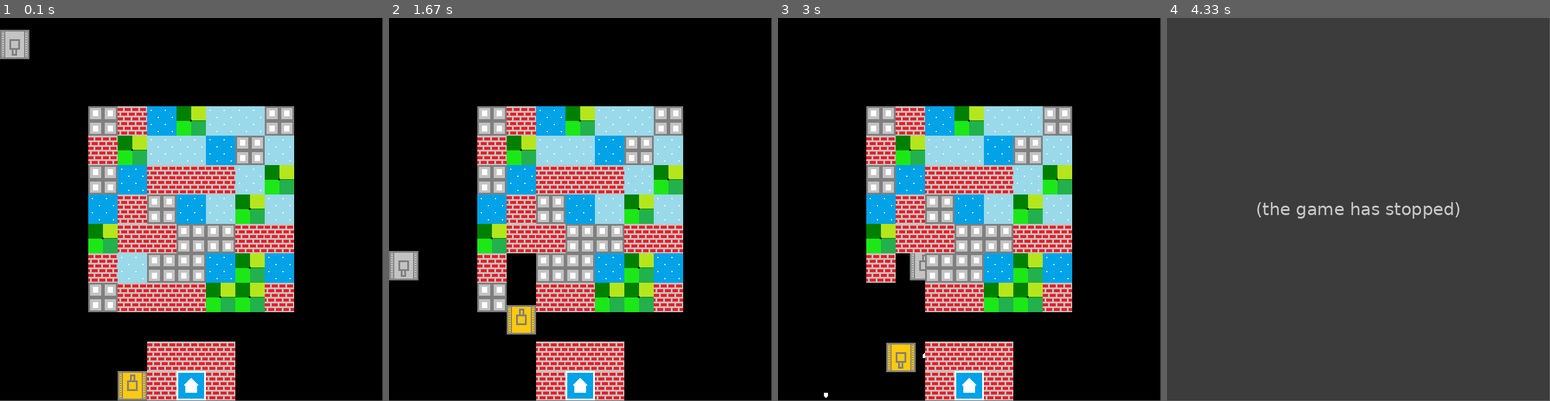
Above: before the commit, frames 1-4 (left to right).
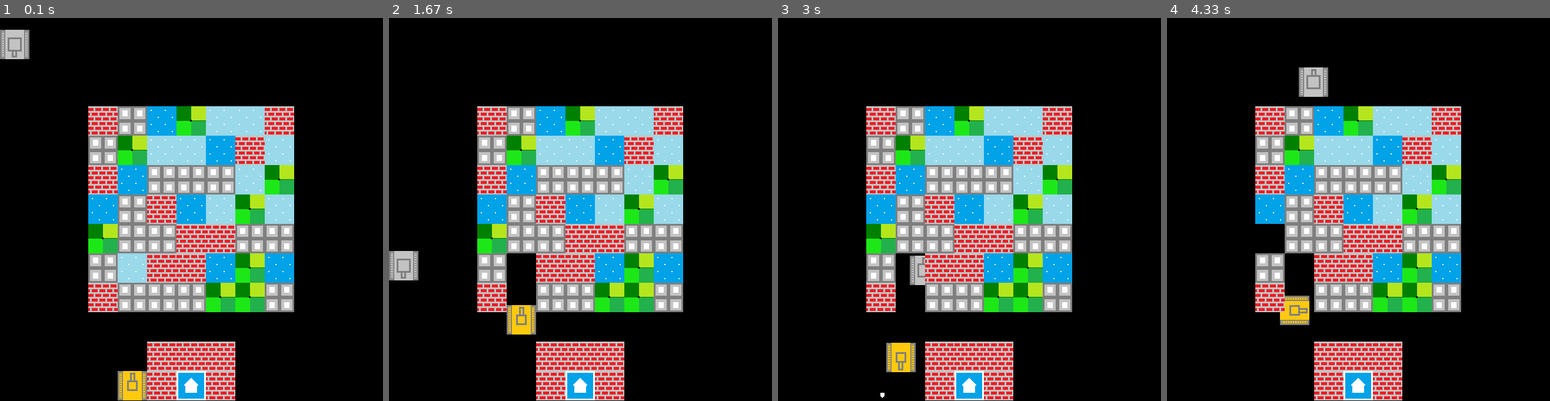
Above: after the commit, the same moments.

Repository: dusanrsc/Pygame_BattleCity
Game: pygame game, started from main.pyw
Same seed, same stepped clock (60 frames per second), same inputs: the game is played once before the commit and once after it.
Inputs:
- Up to frame 1 (0.1 s): no input
- Up to frame 2 (1.67 s): tap Space at 0.33, 1.23, 1.53 s; hold W 1.17-1.63 s
- Up to frame 3 (3 s): hold D 1.67-2.13 s; tap Space at 1.73, 2.03, 2.23, 2.53, 2.8 s; hold A 2.17-2.7 s; hold S from 2.73 s (still down)
- Up to frame 4 (4.33 s): release S at 3.03 s; hold A 3.07-3.47 s; tap Space at 3.13, 3.43, 3.57, 3.97, 4.27 s; hold W 3.5-3.87 s; hold D from 3.9 s (still down)
In our replay, the window is 650x650 before the commit and 651x651 after it. These sizes can differ from the game's own. Grey fills any space a smaller window leaves; there, only what the larger window draws over its background counts as a difference.

The runs differ from the first frame. In frame 1, 12% of the frame differs, in the area x 1-77%, y 3-100%; in frame 2, 12%; in frame 3, 12%; in frame 4, 100%, in the area x 0-100%, y 0-100%.
Before the commit the program exited at 3.15 s; later frames show no game.

Commit message:
first commit

Diff:
--- a/main.pyw
+++ b/main.pyw
@@ -25,7 +25,7 @@
 			self.rect.y = 0
 
 class Block(pygame.sprite.Sprite):
-	def __init__(self, img="static/brick_wall.png", pos_x=6, pos_y=13):
+	def __init__(self, img="static/brick.png", pos_x=6, pos_y=13, value=None):
 		super().__init__()
 		self.image = pygame.image.load(img).convert()
 		self.image.set_colorkey(ALPHA)
@@ -97,19 +97,26 @@
 flag = Block(pos_x=7, pos_y=13, img="static/flag.png")
 flag_group.add(flag)
 
-brickwall_group = pygame.sprite.Group()
+# groups only
+upgrade_group = pygame.sprite.Group()
+block_group = pygame.sprite.Group()
+
 # primitive level construction
-# base wrapper
+# base wrapper (brickawall)
+# x axes
 for item in board[5:8:]:
+	# y axes
 	for index, value in item[11:13:]:
-		brickwall = Block(pos_x=index, pos_y=value, img=tile_set[0])
-		brickwall_group.add(brickwall)
+		block = Block(pos_x=index, pos_y=value, img=basic_tile_set[1])
+		block_group.add(block)
 
 # level creator
+# x axes
 for item in board[3:10:]:
+	# y axes
 	for index, value in item[3:10:]:
-		brickwall = Block(pos_x=index, pos_y=value, img=random.choice(tile_set))
-		brickwall_group.add(brickwall)
+		block = Block(pos_x=index, pos_y=value, img=random.choice(basic_tile_set))
+		block_group.add(block)
 
 bullet_group = pygame.sprite.Group()
 bullet = Bullet(pos_x=player.rect.x, pos_y=player.rect.y)
@@ -124,7 +131,7 @@
 
 # main game loop
 while running:
-	# events
+
 	# key input
 	keys = pygame.key.get_pressed()
 	for event in pygame.event.get():
@@ -176,6 +183,14 @@
 		player.image = pygame.transform.rotate(player.image, 270)
 		player.image.set_colorkey(ALPHA)
 
+	# bullet constant direction mechanism
+	if bullet_counter == 0 and direction == 0 and bullet.rect.y >= 0:
+		pass
+
+	# end game condition
+	if player_lives < 0:
+		exit()
+
 	# destroying bullet and reseting bullet conditions
 	if bullet.rect.y <= 0:
 		bullet.kill()
@@ -227,12 +242,6 @@
 			enemy_moving_range = random.randint(0, SCREEN_WIDTH)
 			enemy_direction = random.randint(0, 3)
 
-			# enemy fiering mechanism
-			if enemy.rect.y <= enemy_fireing:
-				enemy_bullet_group = pygame.sprite.Group()
-				enemy_bullet = Bullet(pos_x=enemy.rect.x + TILE // 2, pos_y=enemy.rect.y + TILE // 2)
-				enemy_bullet_group.add(enemy_bullet)
-
 	elif enemy_direction == 2:
 		enemy.rect.y += ENEMY_SPEED
 
@@ -248,12 +257,6 @@
 			enemy_moving_range = random.randint(0, SCREEN_WIDTH)
 			enemy_direction = random.randint(0, 3)
 
-			# enemy fiering mechanism
-			if enemy.rect.y >= enemy_fireing:
-				enemy_bullet_group = pygame.sprite.Group()
-				enemy_bullet = Bullet(pos_x=enemy.rect.x + TILE // 2, pos_y=enemy.rect.y + TILE // 2)
-				enemy_bullet_group.add(enemy_bullet)
-
 	elif enemy_direction == 1:
 		enemy.rect.x += ENEMY_SPEED
 
@@ -269,12 +272,6 @@
 			enemy_moving_range = random.randint(0, SCREEN_WIDTH)
 			enemy_direction = random.randint(0, 3)
 
-			# enemy fiering mechanism
-			if enemy.rect.x >= enemy_fireing:
-				enemy_bullet_group = pygame.sprite.Group()
-				enemy_bullet = Bullet(pos_x=enemy.rect.x + TILE // 2, pos_y=enemy.rect.y + TILE // 2)
-				enemy_bullet_group.add(enemy_bullet)
-
 	elif enemy_direction == 3:
 		enemy.rect.x -= ENEMY_SPEED
 
@@ -290,11 +287,12 @@
 			enemy_moving_range = random.randint(0, SCREEN_WIDTH)
 			enemy_direction = random.randint(0, 3)
 
-			# enemy fiering mechanism
-			if enemy.rect.x <= enemy_fireing:
-				enemy_bullet_group = pygame.sprite.Group()
-				enemy_bullet = Bullet(pos_x=enemy.rect.x + TILE // 2, pos_y=enemy.rect.y + TILE // 2)
-				enemy_bullet_group.add(enemy_bullet)
+	# spawning upgrade logic
+	if enemy_id == 15 and upgrade_counter == 0 or enemy_id == 10 and upgrade_counter == 1 or enemy_id == 5 and upgrade_counter == 2:
+		upgrade = Block(pos_x=random.randint(1, 13), pos_y=random.randint(1, 13), img="static/1up.png", value="1up")
+		upgrade_group.add(upgrade)
+
+		upgrade_counter += 1
 
 	# collision section
 	# if players bullet hit enemy
@@ -302,7 +300,7 @@
 		enemy_id -= 1
 		bullet_counter = 0
 
-		if enemy_id >= 0:
+		if enemy_id >= 1:
 			enemy_group = pygame.sprite.Group()
 			enemy = Enemy(img="static/enemy.png", pos_x=enemy_spawn[random.randint(0, 2)])
 			enemy.image = pygame.transform.rotate(enemy.image, 180)
@@ -315,7 +313,11 @@
 
 	# if enemy bullet hit player
 	if pygame.sprite.groupcollide(enemy_bullet_group, player_group, True, True, pygame.sprite.collide_rect_ratio(.85)):
-		exit()
+		player_lives -= 1
+
+		player_group = pygame.sprite.Group()
+		player = Player(img="static/hero.png")
+		player_group.add(player)
 
 	# if players bullet hit flag
 	if pygame.sprite.groupcollide(bullet_group, flag_group, True, True, pygame.sprite.collide_rect_ratio(.85)):
@@ -325,12 +327,12 @@
 	if pygame.sprite.groupcollide(enemy_bullet_group, flag_group, True, True, pygame.sprite.collide_rect_ratio(.85)):
 		exit()
 
-	# if players bullet hit brickwall
-	if pygame.sprite.groupcollide(bullet_group, brickwall_group, True, True, pygame.sprite.collide_rect_ratio(.85)):
-		bullet_counter = 0
-
-	# if enemy bullet hit brickwall
-	if pygame.sprite.groupcollide(enemy_bullet_group, brickwall_group, True, True, pygame.sprite.collide_rect_ratio(.85)):
+	# if players bullet hit block
+	if pygame.sprite.groupcollide(bullet_group, block_group, True, True, pygame.sprite.collide_rect_ratio(.85)):
+		bullet_counter = 0
+
+	# if enemy bullet hit block
+	if pygame.sprite.groupcollide(enemy_bullet_group, block_group, True, True, pygame.sprite.collide_rect_ratio(.85)):
 		bullet_counter = 0
 
 	# if player hit enemy
@@ -347,6 +349,10 @@
 	if pygame.sprite.groupcollide(enemy_bullet_group, bullet_group, True, True, pygame.sprite.collide_rect_ratio(.85)):
 		pass
 
+	# if player collide upgrade
+	if pygame.sprite.groupcollide(player_group, upgrade_group, False, True, pygame.sprite.collide_rect_ratio(1)):
+		player_lives += 1
+
 	# drawing sprites on the screen
 	SCREEN.fill(BLACK)
 
@@ -362,16 +368,20 @@
 	enemy_group.update()
 	enemy_group.draw(SCREEN)
 
-	brickwall_group.update()
-	brickwall_group.draw(SCREEN)
+	block_group.update()
+	block_group.draw(SCREEN)
 
 	flag_group.update()
 	flag_group.draw(SCREEN)
 
+	upgrade_group.update()
+	upgrade_group.draw(SCREEN)
+
+	# drawing grid
 	# for l1 in range(0, SCREEN_WIDTH, TILE):
-	# 	pygame.draw.line(SCREEN, GREEN, (0, l1), (SCREEN_WIDTH, l1))
+	# 	pygame.draw.line(SCREEN, GREEN, (0, l1), (SCREEN_WIDTH, l1), LINE_THICKNESS)
 	# 	for l2 in range(0, SCREEN_WIDTH, TILE):
-	# 		pygame.draw.line(SCREEN, GREEN, (l2, 0), (l2, SCREEN_HEIGHT))
+	# 		pygame.draw.line(SCREEN, GREEN, (l2, 0), (l2, SCREEN_HEIGHT), LINE_THICKNESS)
 
 	# fps counter
 	pygame.display.flip()
--- a/settings.py
+++ b/settings.py
@@ -4,8 +4,10 @@
 
 # game settings
 # game constants
-SCREEN_WIDTH = 650
-SCREEN_HEIGHT = 650
+LINE_THICKNESS = 1
+
+SCREEN_WIDTH = 650 + LINE_THICKNESS
+SCREEN_HEIGHT = 650 + LINE_THICKNESS
 SCREEN_TITLE = "BattleCity"
 
 FPS = 60
@@ -25,12 +27,17 @@
 BLACK = (0, 0, 0)
 WHITE = (255, 255, 255)
 
+DARK_PURPLE = (50, 0, 50)
+LIGHT_PURPLE = (100, 0, 100)
+
 ALPHA = GREEN
 
 # game variables
 # settings
 __version__ = "v1.0"
 running = True
+
+player_lives = 3
 
 direction = 0
 bullet_counter = 0
@@ -44,11 +51,39 @@
 enemy_fireing = random.randint(0, SCREEN_WIDTH)
 
 enemy_bullet_counter = 0
+upgrade_counter = 0
 
 # game lists
 # cpu spawn points
 enemy_spawn = [0, 350, 650]
-tile_set = ["static/brick.png", "static/steel.png", "static/forrest.png", "static/water.png", "static/ice.png"]
+
+color_list = [RED, GREEN, BLUE, BLACK, WHITE, DARK_PURPLE, LIGHT_PURPLE, ALPHA]
+
+basic_tile_set = ["static/steel.png",
+				  "static/brick.png",
+				  "static/forrest.png",
+				  "static/water.png",
+				  "static/ice.png"]
+
+full_tile_set = ["static/steel.png",
+			"static/brick.png",
+			"static/water.png",
+			"static/snow.png",
+			"static/ice.png",
+			"static/forrest.png",
+			"static/grass.png",
+			"static/dirt.png",
+			"static/sand.png",
+			"static/rock.png"]
+
+enemy_list = ["static/enemy.png",
+			  "static/enemy2.png"]
+
+player_list = ["static/hero.png",
+			   "static/hero2.png"]
+
+upgrade_list = ["static/1up.png"]
+
 board = [
 [[1,  1], [1,  2], [1,  3], [1,  4], [1,  5], [1,  6], [1,  7], [1,  8], [1,  9], [1,  10], [1,  11], [1,  12], [1,  13]],
 [[2,  1], [2,  2], [2,  3], [2,  4], [2,  5], [2,  6], [2,  7], [2,  8], [2,  9], [2,  10], [2,  11], [2,  12], [2,  13]],
Not shown, changed: README.md
Binary file added: screenshots/screenshot5.png
Binary file added: static/1up.png
Binary file added: static/dirt.png
Binary file changed: static/enemy.png
Binary file added: static/enemy2.png
Binary file added: static/grass.png
Binary file changed: static/hero.png
Binary file changed: static/hero2.png
Binary file added: static/rock.png
Binary file added: static/sand.png
Binary file added: static/snow.png
